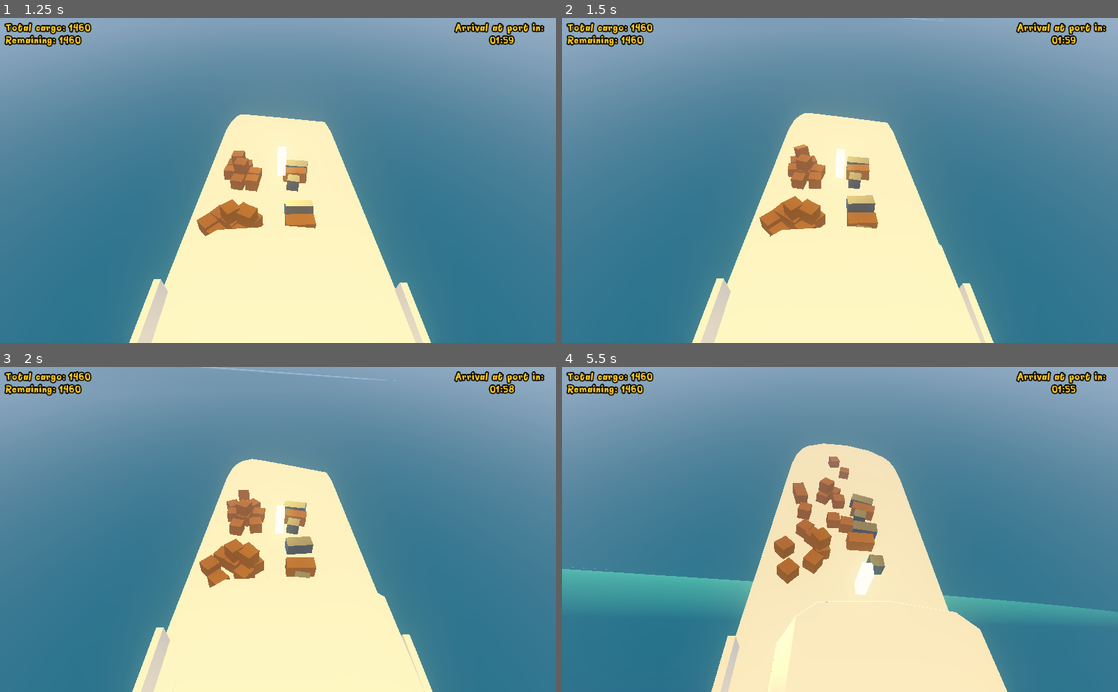
Above: before the commit, frames 1-4 (two rows, left to right).
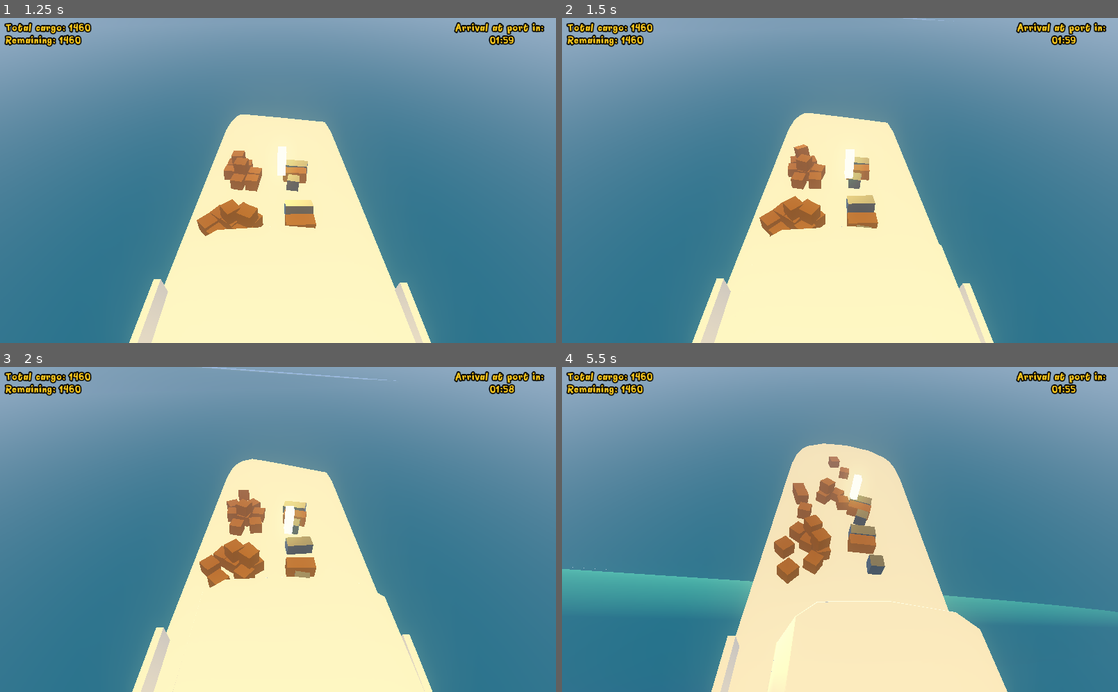
Above: after the commit, the same moments.

Repository: Boivin92/GMTK2020
Game: Godot game, scene res://Game/Menu/MainMenu.tscn
Same seed, same stepped clock (60 frames per second), same inputs: the game is played once before the commit and once after it.
Inputs (mouse positions are in pixels of both pictures, inside the frame that each line leads up to):
- Up to frame 1 (1.25 s): click "Start Game" at 0.5 s
- Up to frame 2 (1.5 s): move the mouse to (962, 164) at 1.27 s; press the mouse at (962, 164) at 1.28 s; hold Right (ui_right) from 1.28 s (still down)
- Up to frame 3 (2 s): keep holding Right (ui_right)
- Up to frame 4 (5.5 s): move the mouse to (728, 545) at 2.02 s; release Right (ui_right) at 2.03 s; release the mouse at (728, 545) at 2.03 s; hold Down (ui_down) 2.03-2.78 s; click (728, 545) at 2.1 s; move the mouse to (895, 458) at 2.77 s; press the mouse at (895, 458) at 2.78 s; hold Right (ui_right) 2.78-3.53 s; move the mouse to (812, 594) at 3.52 s; release the mouse at (812, 594) at 3.53 s; hold Up (ui_up) 3.53-4.28 s; click (812, 594) at 3.6 s; move the mouse to (1006, 578) at 4.27 s; press the mouse at (1006, 578) at 4.28 s; hold Left (ui_left) from 4.28 s (still down); move the mouse to (673, 480) at 5.02 s; release the mouse at (673, 480) at 5.03 s; click (673, 480) at 5.1 s

Frame 1 is identical in both runs. In frame 2, 0.3% of the frame differs, in the area x 49-53%, y 40-50%; in frame 3, 0.3%; in frame 4, 1.5%, in the area x 40-58%, y 32-71%.

Commit message:
Fix du mouvement de la grue et schéma par souris très WIP

Diff:
--- a/Grue/Grue.gd
+++ b/Grue/Grue.gd
@@ -1,6 +1,17 @@
 extends Spatial
 
 export(float) var vitesse := 10.0
+export(float) var max_x := 10
+export(float) var max_z := 10
+export(float) var puissance := 9.8
+
+enum ControlType {
+	Keyboard,
+	Follow,
+	PointAndClick,
+}
+export (ControlType) var control_type := ControlType.Keyboard
+export (NodePath) var camera
 
 enum State {
 	Raised,
@@ -10,7 +21,25 @@
 }
 var state = State.Raised
 
+func _ready() -> void:
+	$Effet.gravity = puissance
+	camera = get_node(camera)
+
 func _process(delta: float) -> void:
+	var move = Vector3.ZERO
+	match control_type:
+		ControlType.Keyboard:
+			move = process_keyboard()
+		ControlType.Follow:
+			move = process_follow()
+		ControlType.PointAndClick:
+			move = process_point_click()
+	if move:
+		translate(move * delta)
+		translation.x = clamp(translation.x, -max_x, max_x)
+		translation.z = clamp(translation.z, -max_z, max_z)
+
+func process_keyboard() -> Vector3:
 	if Input.is_action_just_pressed("activate"):
 		match state:
 			State.Raised:
@@ -21,15 +50,35 @@
 	if state == State.Raised:
 		var move = Vector3()
 		if Input.is_action_pressed("ui_left"):
+			move.x += vitesse
+		if Input.is_action_pressed("ui_right"):
 			move.x -= vitesse
-		if Input.is_action_pressed("ui_right"):
-			move.x += vitesse
 		if Input.is_action_pressed("ui_up"):
+			move.z += vitesse
+		if Input.is_action_pressed("ui_down"):
 			move.z -= vitesse
-		if Input.is_action_pressed("ui_down"):
-			move.z += vitesse
-		if move != Vector3.ZERO:
-			translate(move * delta)
+		return move
+	return Vector3.ZERO
+
+func process_follow() -> Vector3:
+	if Input.is_action_pressed("activate") and state == State.Raised:
+		$AnimationPlayer.play("Activate")
+	elif not Input.is_action_pressed("activate") and state == State.Lowered:
+		$AnimationPlayer.play("Deactivate")
+	elif state == State.Raised:
+		var mouse_pos = mouse_world_position()
+		if mouse_pos and mouse_pos.length_squared() > 0.1:
+			return mouse_pos.normalized() * vitesse
+	return Vector3.ZERO
+
+func process_point_click() -> Vector3:
+	return Vector3.ZERO
+
+func mouse_world_position() -> Vector3:
+	var pont = Plane(Vector3(0, 1, 0), 2)
+	var p2d = get_viewport().get_mouse_position()
+	var p3d = pont.intersects_ray(camera.project_ray_origin(p2d), camera.project_ray_normal(p2d))
+	return p3d - translation if p3d else Vector3.ZERO
 
 func set_state(s):
 	state = s
